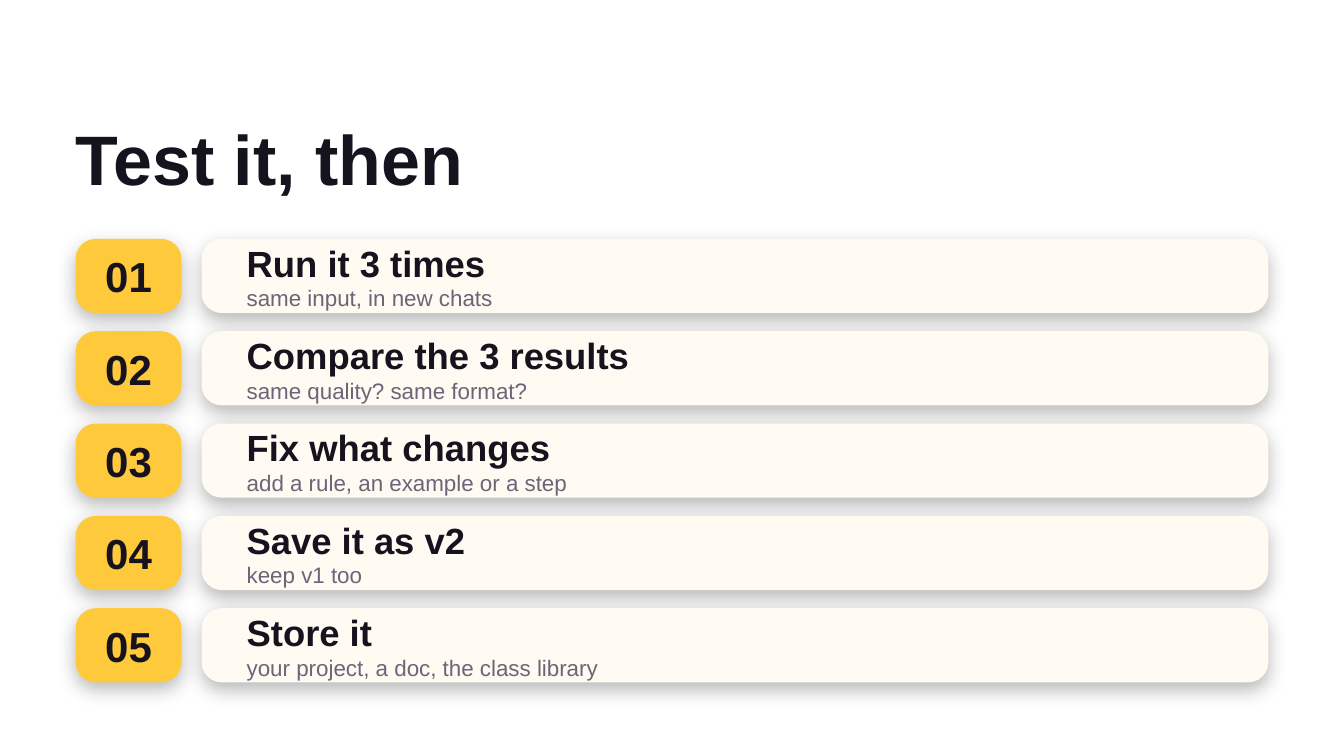
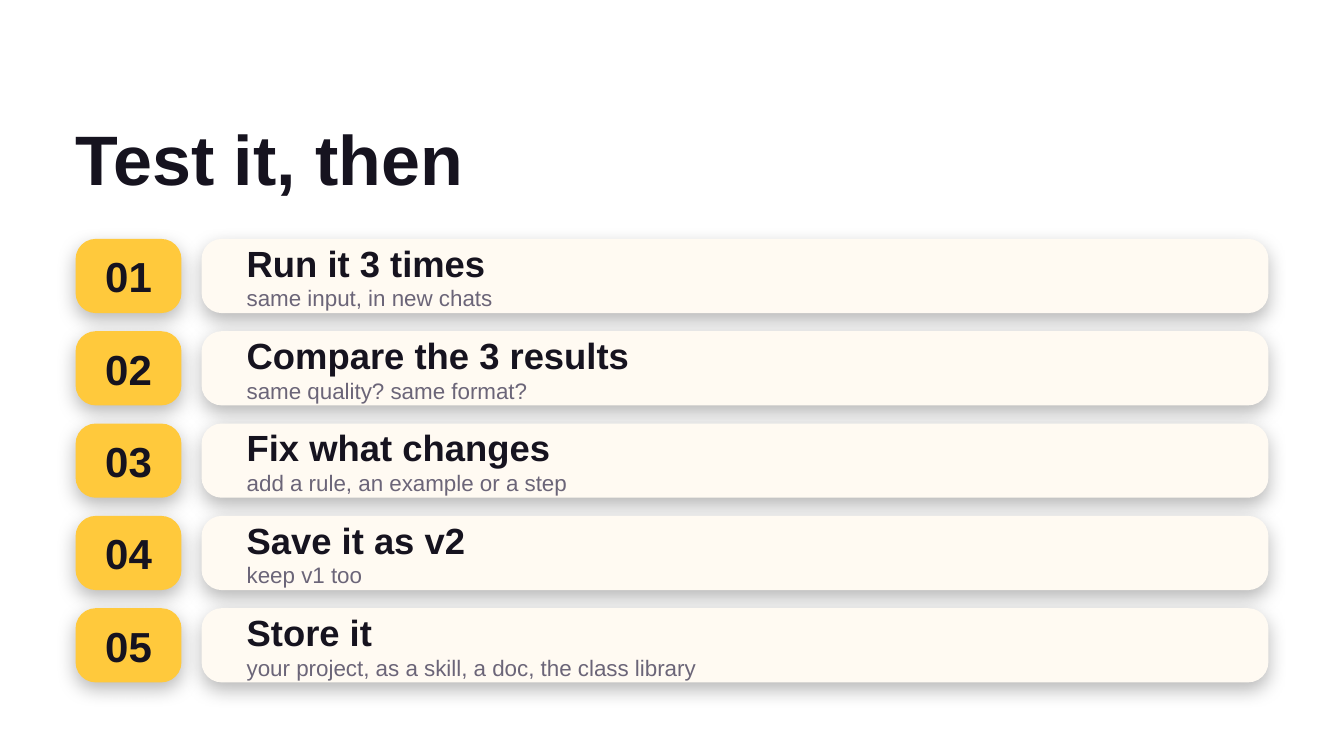
Before and after one commit to ffouladgar-ux/motion-graphics, a slide deck: slide 64 of courses/uca-ai/day2/UCA_AI_Day2.pptx (slide 40 before the commit). Drawn at 1344x756 pixels with LibreOffice and Linux fonts; fonts in the diff are those of the drawing; background and template pictures are left out. Boxes give left, top, right and bottom in pixels: in the first picture for what was removed or moved away, otherwise in the second. Text is boxed around its words. In the diff, an @@ line names an element or a change of style, - is before the commit and + after.

```diff
--- a/courses/uca-ai/day2/UCA_AI_Day2.pptx
+++ b/courses/uca-ai/day2/UCA_AI_Day2.pptx
@@ text in rounded rectangle at [247, 660, 696, 681]: text changed @@
-your project, a doc, the class library
+your project, as a skill, a doc, the class library
```
Also in this commit, not shown: 8 other slides changed, 26 slides added, 1 slide removed, 7 other files.
